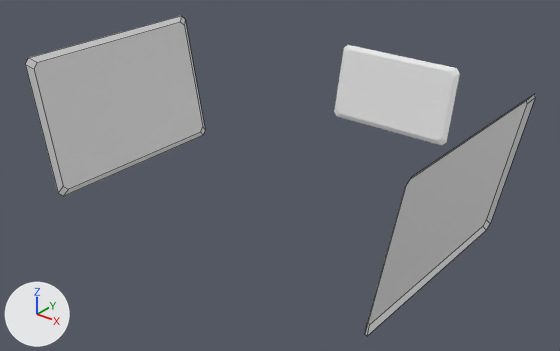
One commit to the Blender file Assets/Meshes/drone/panels.blend: the scene before it, then after it.
Both versions are drawn from a camera (50 mm lens) standing at (11.96, -21.55, 6.19) and looking at (-0.23, -6.31, -3.26). Every picture has the same lights, and +X, +Y and +Z are marked at lower left. Mesh edges are drawn as thin lines on the coarser meshes.

The scene before the commit, as lines of its bpy script (objects in view):
```python
me_plane_001 = bpy.data.meshes.new('Plane.001')
me_plane_001.from_pydata(...)  # 16 vertices, 9 faces; spans x -0.73..0.75, y -3.0..3.0, z -1.88..1.84
me_plane_002 = bpy.data.meshes.new('Plane.002')
me_plane_002.from_pydata(...)  # 16 vertices, 8 faces; spans x -0.73..0.75, y -3.0..3.0, z -1.88..1.84
me_plane_004 = bpy.data.meshes.new('Plane.004')
me_plane_004.from_pydata(...)  # 8 vertices, 1 face; spans x -0.59..0.75, y -2.84..2.84, z -1.69..1.72
# before: 0 (-0.59, -2.69, 1.72) at pixel (37, 62), 1 (-0.54, -2.84, 1.59) at pixel (33, 68), 2 (-0.54, 2.84, 1.59) at pixel (184, 25), 3 (-0.59, 2.69, 1.72) at pixel (180, 21), 4 (0.75, 2.69, -1.69) at pixel (200, 132)
# before: 5 (0.7, 2.84, -1.56) at pixel (202, 126), 6 (0.7, -2.84, -1.56) at pixel (63, 186), 7 (0.75, -2.69, -1.69) at pixel (68, 189)
ob_map_display = bpy.data.objects.new('map-display', me_plane_002)
ob_map_display.location = (-5.48, -7.2, -1.99)
ob_map_display.rotation_euler = (0.0, 0.192, 0.0)  # degrees (0, 11, 0)
ob_map_display_inset = bpy.data.objects.new('map-display-inset', me_plane_004)
ob_map_display_inset.location = (-5.481, -7.2, -1.991)
ob_map_display_inset.rotation_euler = (0.0, 0.192, 0.0)  # degrees (0, 11, 0)
ob_objective_display = bpy.data.objects.new('objective-display', me_plane_001)
ob_objective_display.location = (5.48, -7.2, -1.99)
ob_objective_display.rotation_euler = (0.0, 0.192, -3.142)  # degrees (0, 11, -180)
# also in view: 'attitude-panel' at (0.0, -0.78, -2.36)
```
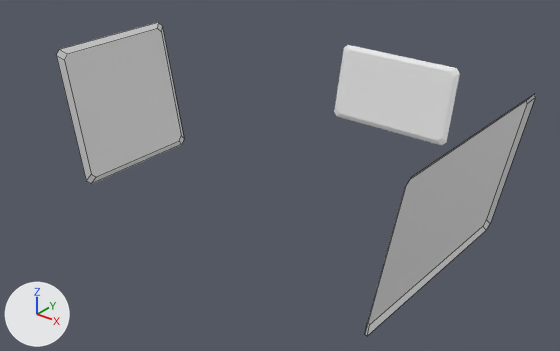
Location of each change, [x1, y1, x2, y2] in pixels of the pictures (560 x 351 px; the box of a moved part takes in the faces that stretch with it):
'map-display-inset', reshaped (31% narrower, 11% shorter)
    before: [34, 22, 203, 189]
    after: [65, 29, 181, 177]
'map-display', reshaped (29% narrower, 10% shorter)
    before: [25, 16, 205, 196]
    after: [56, 22, 184, 184]
part 1 of me_plane_002, moved or reshaped
    before: [180, 16, 205, 134]
    after: [157, 22, 184, 144]
part 2 of me_plane_002, moved or reshaped
    before: [25, 16, 203, 196]
    after: [56, 22, 182, 184]

Edits to the bpy script that builds the scene:
```text
Change me_plane_004:
    where me_plane_004.from_pydata(...)  # 8 vertices, 1 face; spans x -0.59..0.75, y -2.84..2.84, z -1.69..1.72
    used by ob_map_display_inset; location = (-5.481, -7.2, -1.991); rotation_euler = (0.0, 0.192, 0.0), in degrees (0, 11, 0)
    me_plane_004 part 3
    add for i in [*range(2, 6)]: me_plane_004.vertices[i].co += Vector((0.0, -1.0, 0.0))
    add for i in [0, 1, 6, 7]: me_plane_004.vertices[i].co += Vector((0.0, 1.0, 0.0))
Change me_plane_002:
    where me_plane_002.from_pydata(...)  # 16 vertices, 8 faces; spans x -0.73..0.75, y -3.0..3.0, z -1.88..1.84
    used by ob_map_display; location = (-5.48, -7.2, -1.99); rotation_euler = (0.0, 0.192, 0.0), in degrees (0, 11, 0)
    me_plane_002 part 1: all 8 vertices in x -0.73..0.75, y 2.69..3.0, z -1.88..1.84 are moved by (0.0, -1.0, 0.0)
    me_plane_002 part 2: all 8 vertices in x -0.73..0.75, y -3.0..-2.69, z -1.88..1.84 are moved by (0.0, 1.0, 0.0)
```
